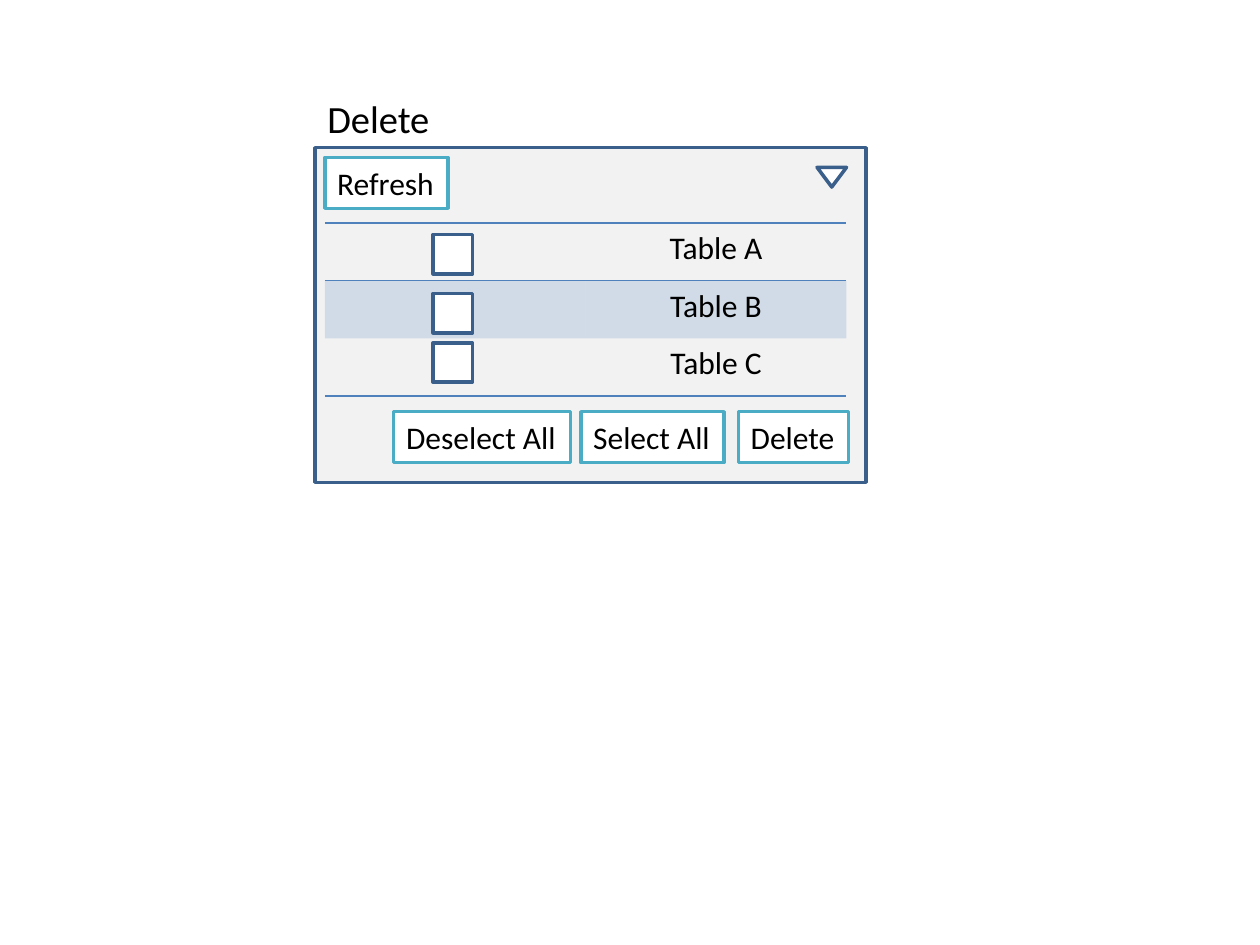
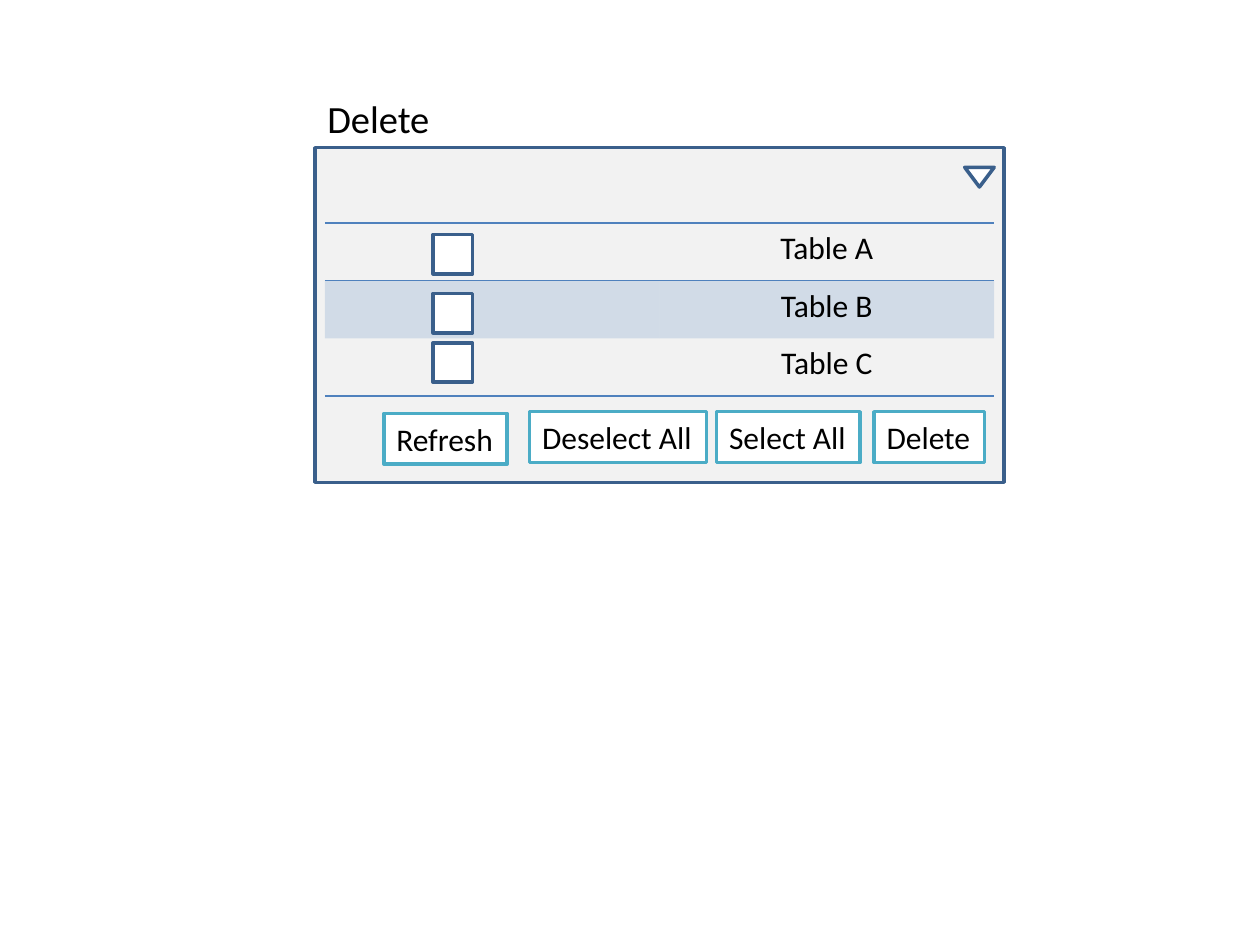
Before and after one commit to joycejoyce/DynamoDBManager, a slide deck: slide 8 of design/DynamoDB Manager.pptx. Drawn at 1260x945 pixels with LibreOffice and Linux fonts; fonts in the diff are those of the drawing. Boxes give left, top, right and bottom in pixels: in the first picture for what was removed or moved away, otherwise in the second. Text is boxed around its words. In the diff, an @@ line names an element or a change of style, - is before the commit and + after.

```diff
--- a/design/DynamoDB Manager.pptx
+++ b/design/DynamoDB Manager.pptx
@@ rectangle: place and size @@
-rectangle at (315,147,867,483)
+rectangle at (315,147,1004,483)
@@ flow chart merge: place and size @@
-flow chart merge at (816,168,845,188)
+flow chart merge at (965,168,994,188)
@@ table: place and size @@
-table at (325,223,847,396)
+table at (325,223,995,396)
@@ rectangle "Refresh": place and size @@
-rectangle "Refresh" at (325,158,449,208)
+rectangle "Refresh" at (384,413,508,464)
@@ 3 rectangles: place and size @@
-3 rectangles at (393,412,848,462)
+3 rectangles at (529,412,984,462)
```
Also in this commit, not shown: 14 other files.
